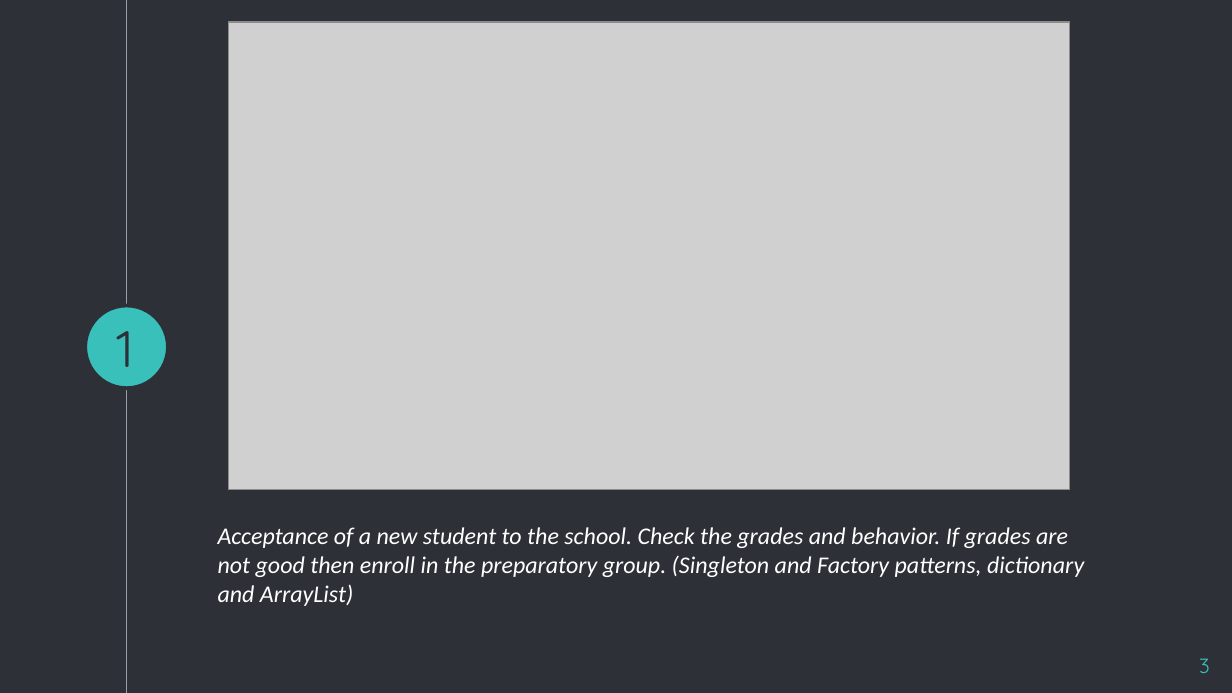
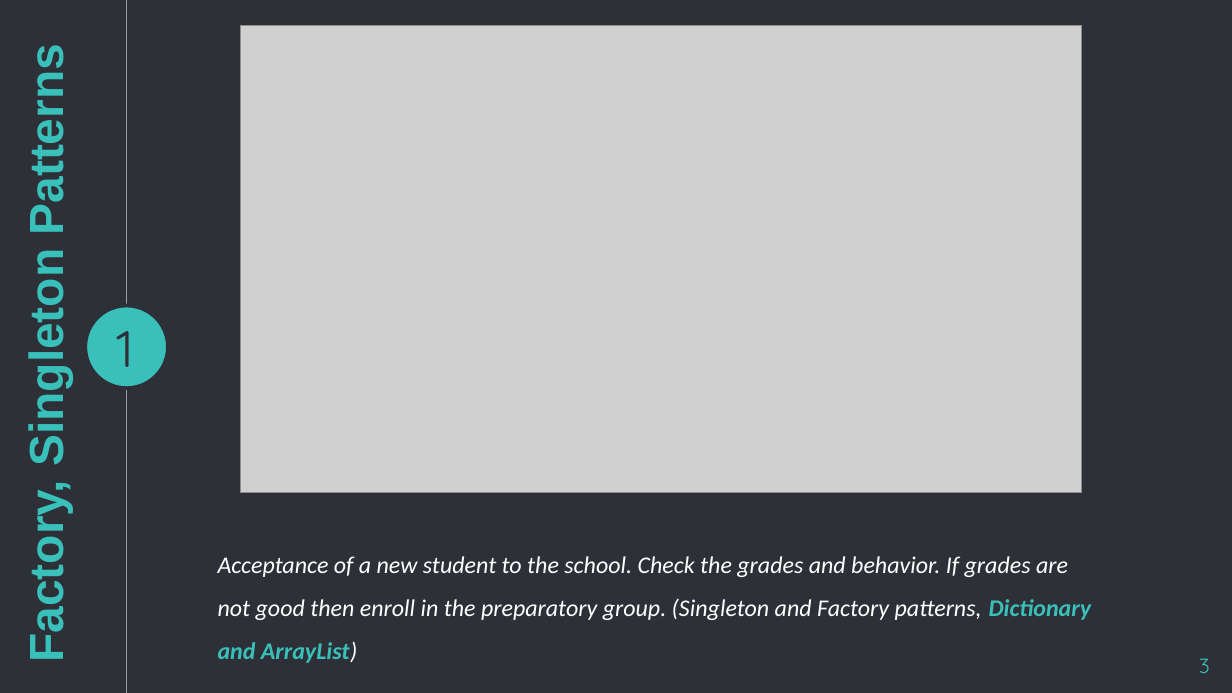
Before and after one commit to light-34/DynamicCodeDevelopers, a slide deck: slide 3 of ProjectDataStrc.pptx. Drawn at 1232x693 pixels with LibreOffice and Linux fonts; fonts in the diff are those of the drawing; grey boxes stand for pictures. Boxes give left, top, right and bottom in pixels: in the first picture for what was removed or moved away, otherwise in the second. Text is boxed around its words. In the diff, an @@ line names an element or a change of style, - is before the commit and + after.

```diff
--- a/ProjectDataStrc.pptx
+++ b/ProjectDataStrc.pptx
@@ picture moved from (x1=229, y1=22, x2=1071, y2=489) to (x1=240, y1=26, x2=1082, y2=493) @@
@@ text added at (x1=20, y1=63, x2=73, y2=656), 28 pt, text #39C0BA, bold @@
+Factory, Singleton Patterns
@@ title at (x1=218, y1=556, x2=1092, y2=663): text changed @@
-Acceptance of a new student to the school. Check the grades and behavior. If grades are not good then enroll in the preparatory group. (Singleton and Factory patterns, dictionary and ArrayList)
+Acceptance of a new student to the school. Check the grades and behavior. If grades are not good then enroll in the preparatory group. (Singleton and Factory patterns, Dictionary and ArrayList)
```
Also in this commit, not shown: 5 other slides changed, 2 slides added, 2 slides removed.
